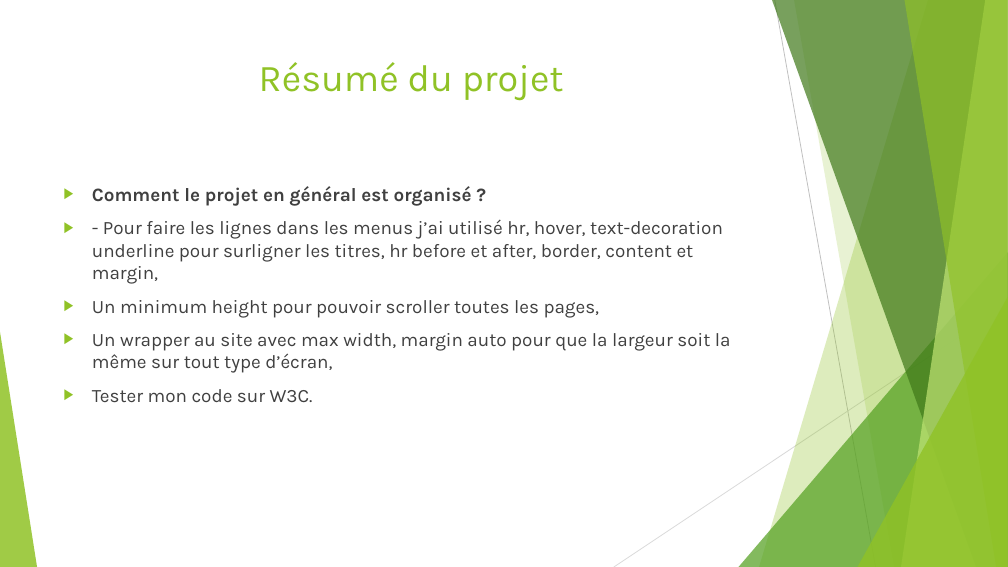
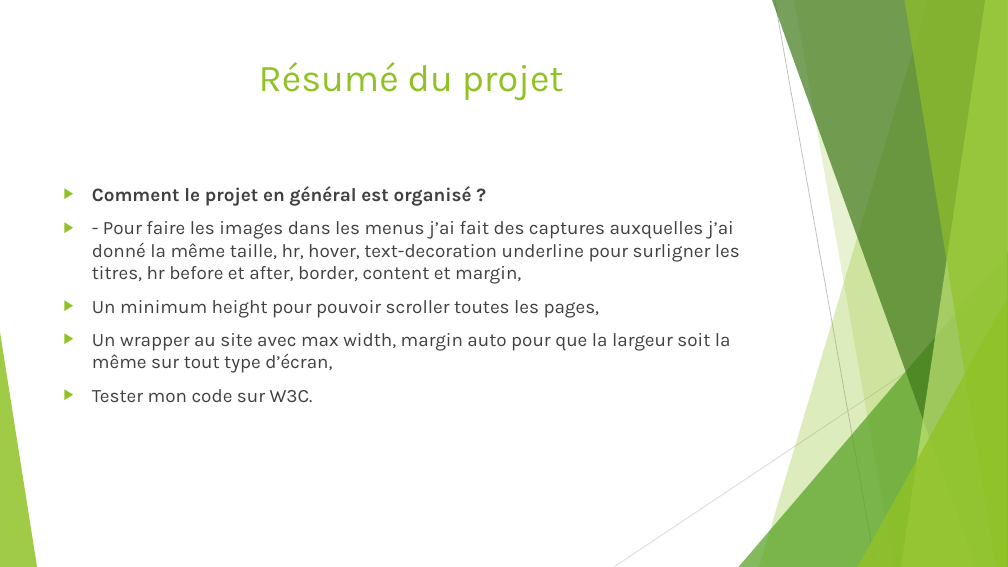
Before and after one commit to SOW-tech/projet3, a slide deck: slide 10 of Présentation Projet3.pptx. Drawn at 1008x567 pixels with LibreOffice and Linux fonts; fonts in the diff are those of the drawing. Boxes give left, top, right and bottom in pixels: in the first picture for what was removed or moved away, otherwise in the second. Text is boxed around its words. In the diff, an @@ line names an element or a change of style, - is before the commit and + after.

```diff
--- a/Présentation Projet3.pptx
+++ b/Présentation Projet3.pptx
@@ text at (x1=92, y1=221, x2=740, y2=284): text changed @@
-▶ - Pour faire les lignes dans les menus j’ai utilisé hr, hover, text-decoration underline pour surligner les titres, hr before et after, border, content et margin,
+▶ - Pour faire les images dans les menus j’ai fait des captures auxquelles j’ai donné la même taille, hr, hover, text-decoration underline pour surligner les titres, hr before et after, border, content et margin,
```
Also in this commit, not shown: 1 slide added, 5 other files.
